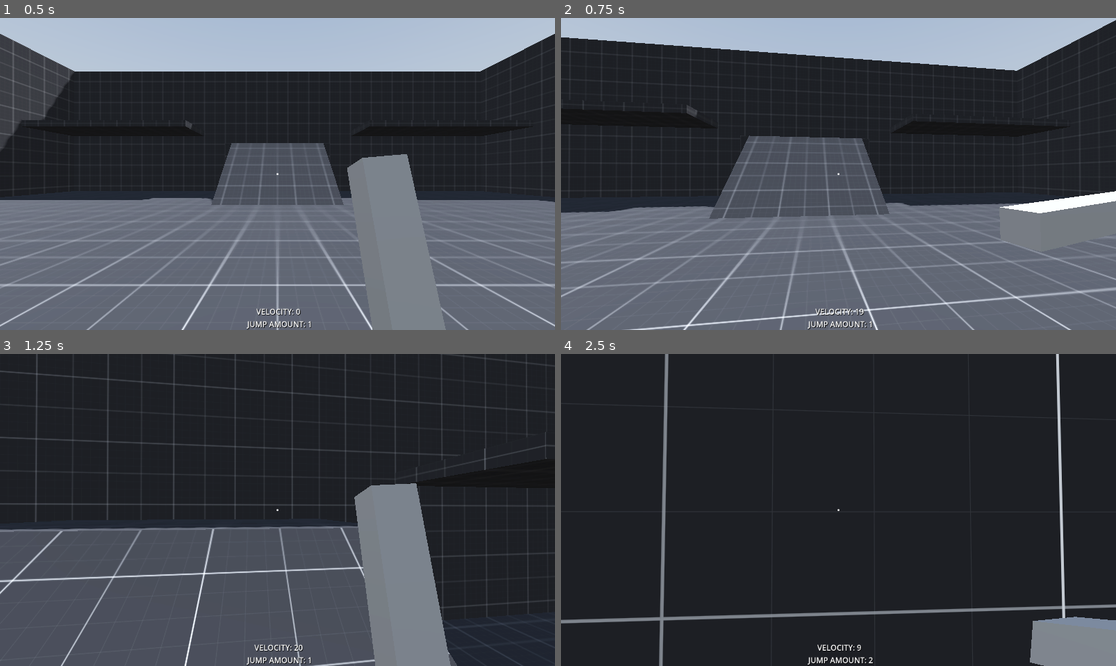
Above: before the commit, frames 1-4 (two rows, left to right).
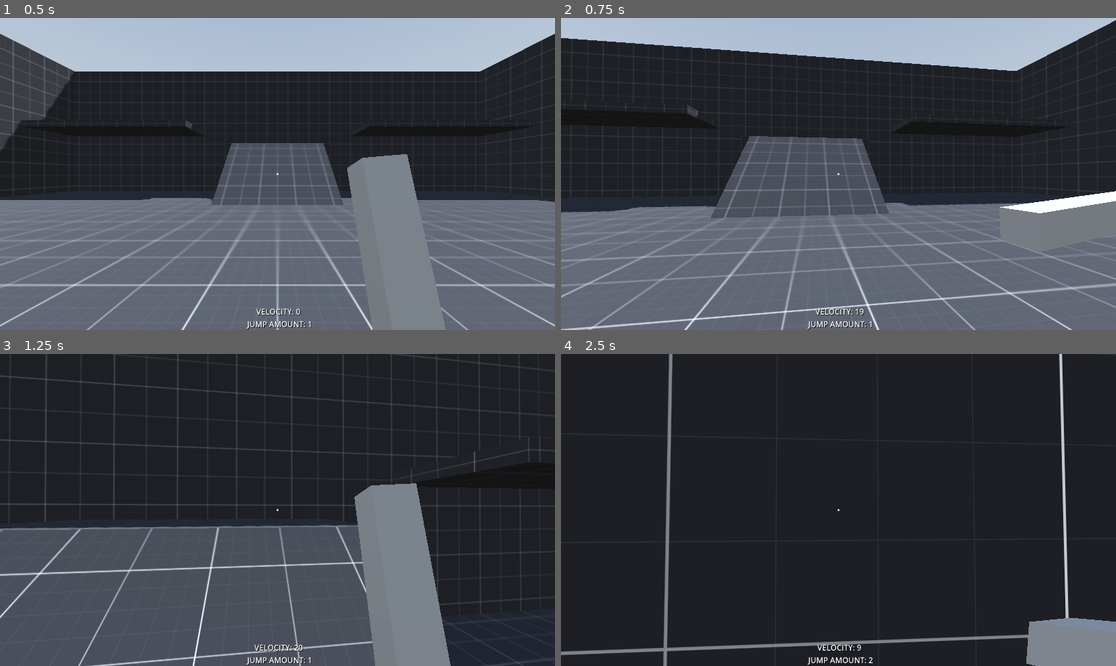
Above: after the commit, the same moments.

Repository: fearbucker/FirstPersonPlatformer
Game: Godot game, scene res://Levels/Main/L_Main.tscn
The game is run twice, just before and just after one commit, with the same random seed, the same clock (stepped at 60 frames per second) and the same inputs. A sky picture missing from this copy of the repository is replaced by a grey-blue gradient.
Inputs (mouse positions are in pixels of both pictures, inside the frame that each line leads up to):
- Up to frame 1 (0.5 s): no input
- Up to frame 2 (0.75 s): move the mouse to (866, 174) at 0.52 s; hold W (move_forward) from 0.53 s (still down); tap Q (hook) at 0.6 s; click (866, 174) at 0.67 s
- Up to frame 3 (1.25 s): keep holding W (move_forward); tap Space (jump) at 0.77 s
- Up to frame 4 (2.5 s): keep holding W (move_forward); move the mouse to (810, 510) at 1.27 s; click (810, 510) at 1.35 s; tap Space (jump) at 1.52 s; tap Q (hook) at 1.55, 2.3 s; move the mouse to (849, 503) at 2.02 s; hold Ctrl (crouch) from 2.03 s (still down)

Frame 1 is identical in both runs. In frame 2, 3.4% of the frame differs, in the area x 0-100%, y 1-100%; in frame 3, 5.9%, in the area x 0-100%, y 0-100%; in frame 4, 4.7%.

Commit message:
Hook max length exported variable created

Diff:
--- a/Player/Head.gd
+++ b/Player/Head.gd
@@ -13,22 +13,25 @@
 @onready var line_helper = $LineHelper
 @onready var line = $LineHelper/Line
 
-
+@export var hook_reach = 25
 @export var grapple_point : NodePath
 @export var mouse_sensitivity := 2.0
 @export var y_limit := 90.0
 var mouse_axis := Vector2()
 var rot := Vector3()
 var picked_object
-var pull_force = 8
+var pull_force = 10
 
 # Grappling Variables
 @export var max_grapple_speed := 1.5
-@export var grapple_speed := .5
+@export var grapple_speed := .5 # <---- SPRING CONSTANT ALERT
 @export var rest_length := 1.0
 var hooked := false
 var grapple_position := Vector3()
 # HOOK STUFF
+
+func set_hook_reach() -> void:
+	hook.scale.y = hook_reach
 
 func handle_hook() -> void:
 	check_hook_activation()
@@ -38,8 +41,6 @@
 
 func check_hook_activation() -> void:
 	# Activate hook
-
-
 	if Input.is_action_just_pressed("hook") and hook.is_colliding():
 		hooked = true
 		grapple_position = hook.get_collision_point()
@@ -91,6 +92,7 @@
 # Called when the node enters the scene tree for the first time.
 func _ready() -> void:
 	line.hide()
+	set_hook_reach()
 	mouse_sensitivity = mouse_sensitivity / 1000
 	y_limit = deg_to_rad(y_limit)
 
--- a/Player/Head.tscn
+++ b/Player/Head.tscn
@@ -285,6 +285,7 @@
 [node name="Head" type="Node3D"]
 transform = Transform3D(1, 0, 0, 0, 1, 0, 0, 0, 1, 0, 0.64, 0)
 script = ExtResource("1_enjfg")
+hook_reach = 20
 
 [node name="Camera" type="Camera3D" parent="."]
 current = true
--- a/Player/Player.tscn
+++ b/Player/Player.tscn
@@ -16,6 +16,7 @@
 disabled = true
 
 [node name="Head" parent="." index="2" instance=ExtResource("2_41iu1")]
+grapple_speed = 0.1
 
 [node name="WeaponMesh" parent="Head/Camera/WeaponPivot" index="0"]
 transform = Transform3D(0.1, 0, 0, 0, 0.980955, 0.0194234, 0, -0.194234, 0.0980955, 0.28, -0.425, -0.4)
